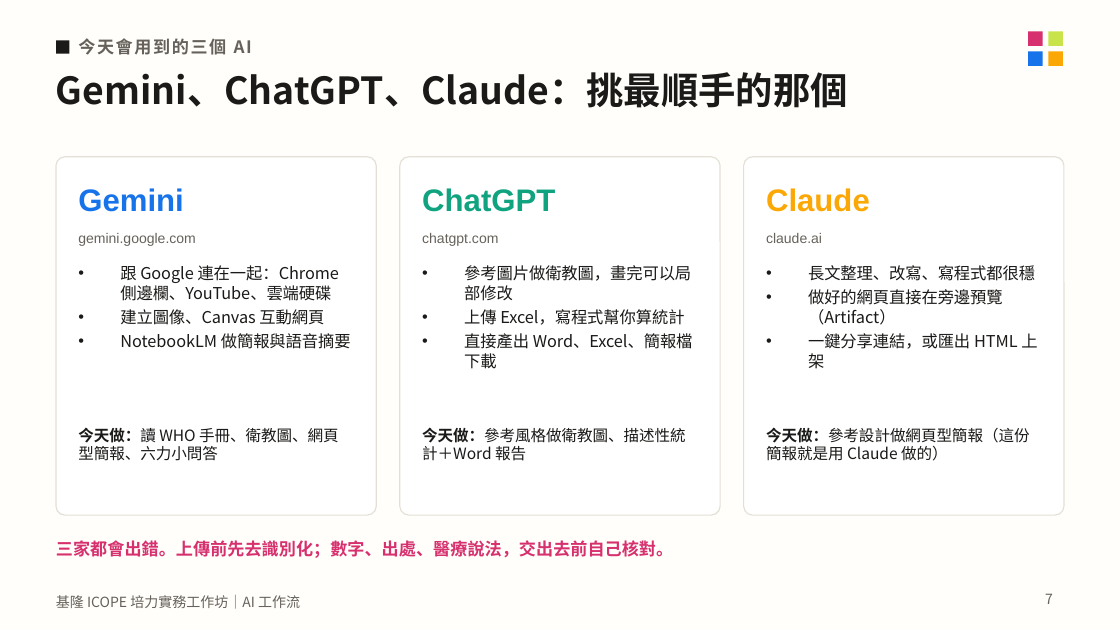
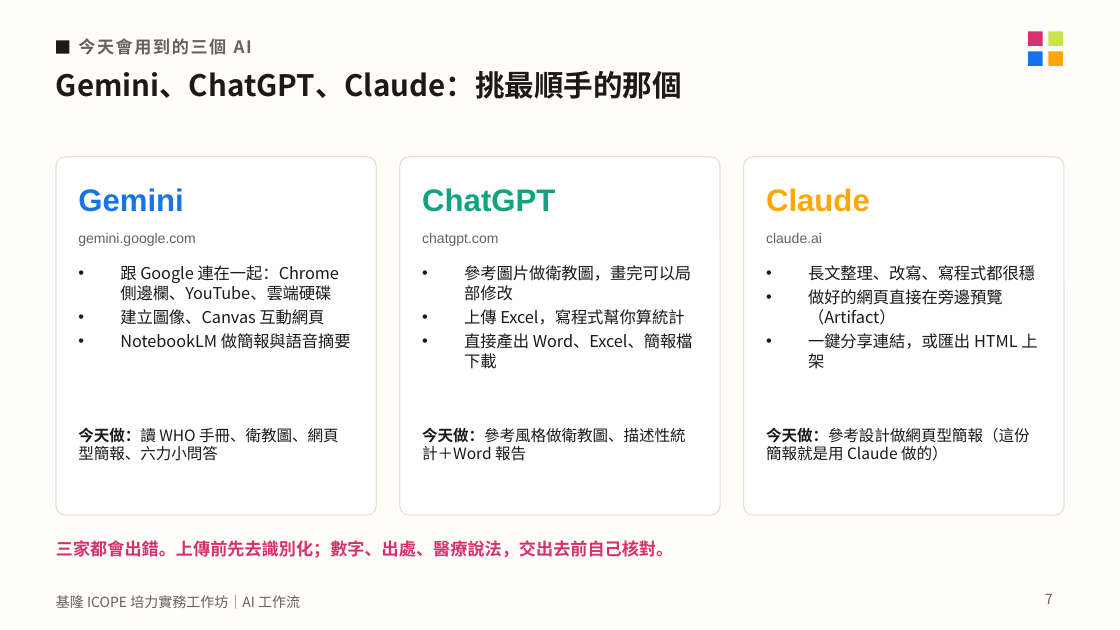
Before and after one commit to mattsue1003/keelung-icope-ai, a slide deck: slide 7 of 基隆ICOPE_AI工作坊_講義.pptx. Drawn at 1120x630 pixels with LibreOffice and Linux fonts; fonts in the diff are those of the drawing. Boxes give left, top, right and bottom in pixels: in the first picture for what was removed or moved away, otherwise in the second. Text is boxed around its words. In the diff, an @@ line names an element or a change of style, - is before the commit and + after.

```diff
--- a/基隆ICOPE_AI工作坊_講義.pptx
+++ b/基隆ICOPE_AI工作坊_講義.pptx
@@ text "Gemini、ChatGPT、Claude：挑最順手的那個" at <box>56,71,682,99</box>: size 24 to 19 pt @@
```
Also in this commit, not shown: 1 other slide changed, 8 slides added, 19 other files.
